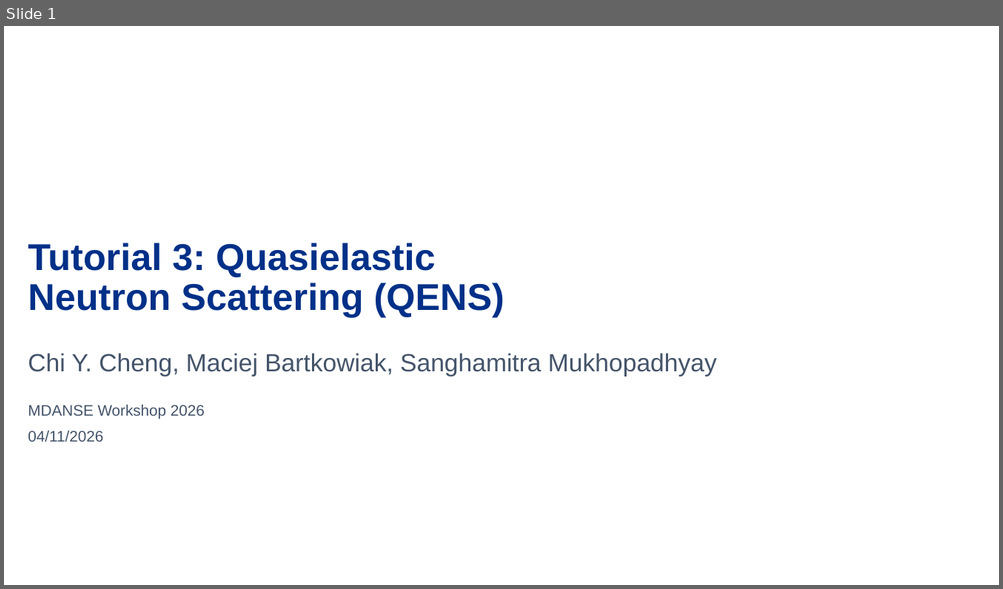
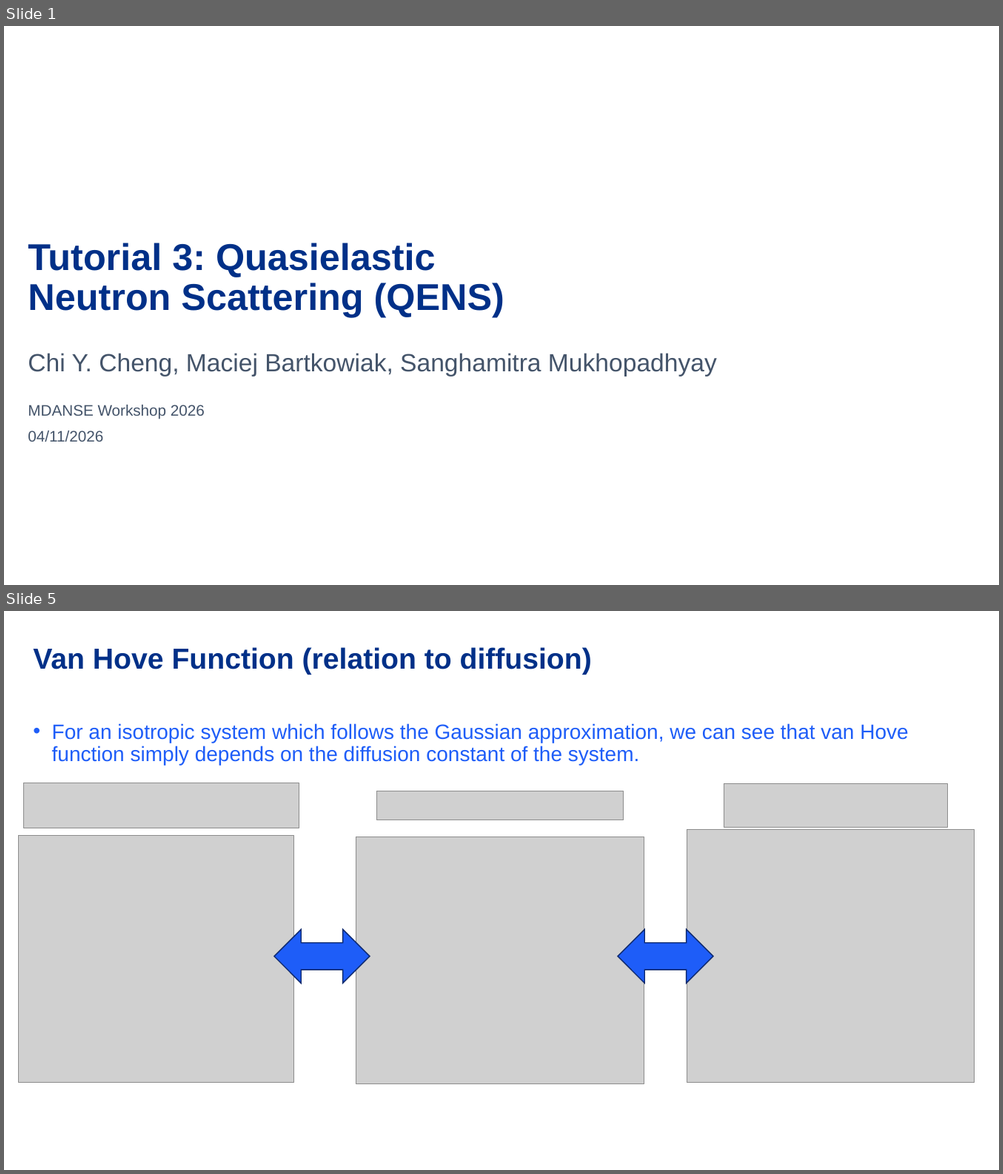
Before and after one commit to MDANSE2026/workshop, a slide deck: Data/MDANSE/MDANSE_neutrons_tutorial/tutorial_QENS/tutorial_qens_slides.pptx. Shown one above the other, each under a label of ours: slide 1 before the commit, slides 1 and 5 after it; the slides between them are not shown. The pictures are 1003x589 and 1003x1174 pixels, drawn with LibreOffice and Linux fonts; fonts in the diff are those of the drawing; grey boxes stand for pictures; background and template pictures are left out. Boxes give left, top, right and bottom in pixels: in the first picture for what was removed or moved away, otherwise in the second. Text is boxed around its words. In the diff, an @@ line names an element or a change of style, - is before the commit and + after.

```diff
--- a/Data/MDANSE/MDANSE_neutrons_tutorial/tutorial_QENS/tutorial_qens_slides.pptx
+++ b/Data/MDANSE/MDANSE_neutrons_tutorial/tutorial_QENS/tutorial_qens_slides.pptx
@@ slide 5 added at <box>4,611,999,1170</box>, background picture (left out) @@
@@ title added at <box>33,647,592,675</box>, 28 pt, text #003088, bold @@
+Van Hove Function (relation to diffusion)
@@ text added at <box>52,723,908,765</box>, 20 pt, text #1E5DF8 @@
+• For an isotropic system which follows the Gaussian approximation, we can see that van Hove function simply depends on the diffusion constant of the system.
@@ picture added at <box>24,783,299,828</box> @@
@@ picture added at <box>724,783,948,827</box> @@
@@ picture added at <box>376,791,623,820</box> @@
@@ picture added at <box>687,829,974,1082</box> @@
@@ picture added at <box>18,835,293,1083</box> @@
@@ picture added at <box>356,837,644,1084</box> @@
@@ left right arrow added at <box>274,930,370,983</box>, fill #1E5DF8, outline #0D296D 1 pt @@
@@ left right arrow added at <box>617,930,713,983</box>, fill #1E5DF8, outline #0D296D 1 pt @@
```
Also in this commit, not shown: 1 slide changed, 3 other slides added, 1 other file.
